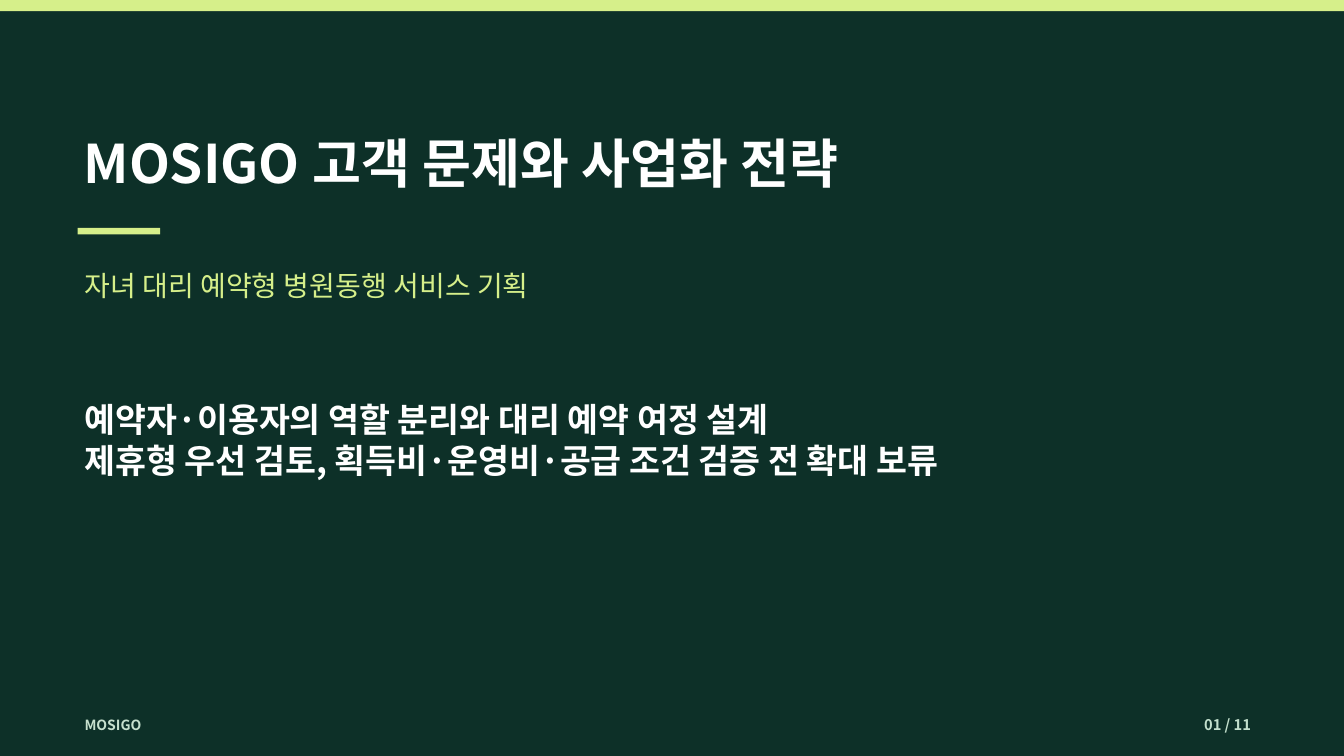
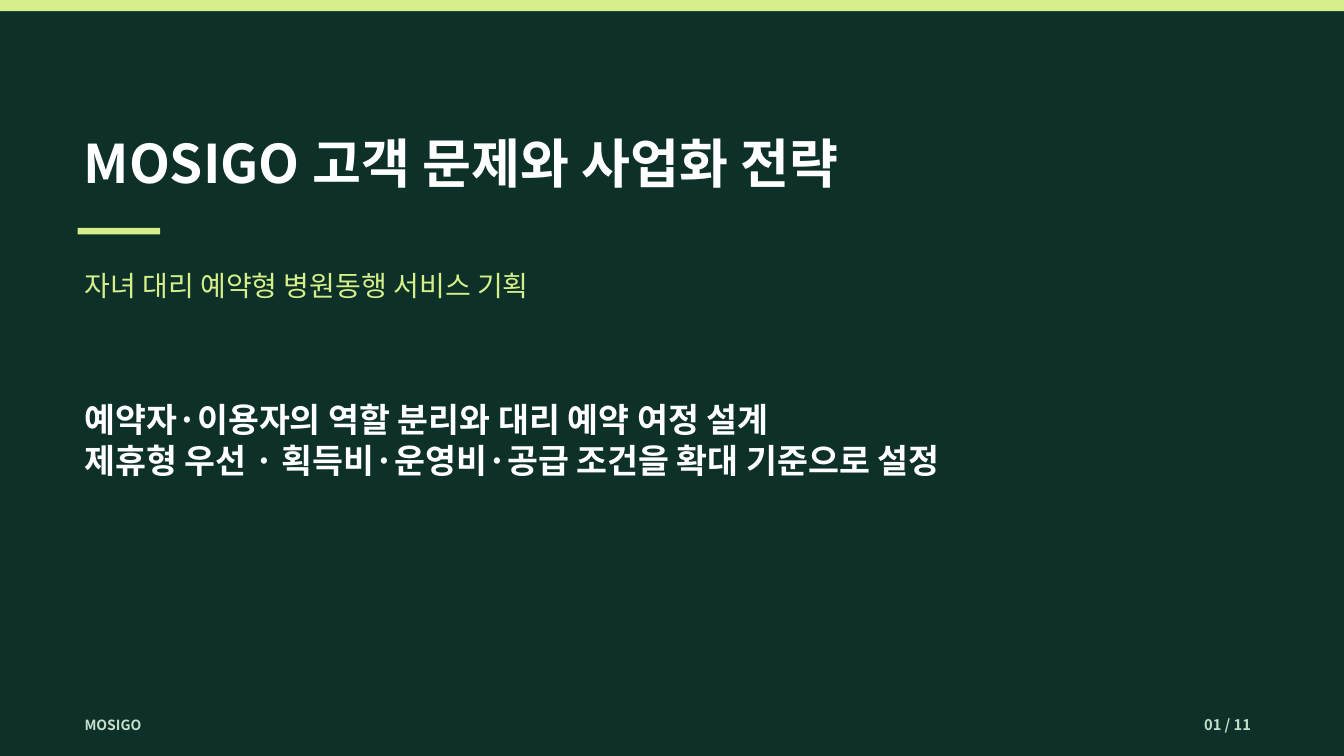
Before and after one commit to dohyunkimmm/mosigo-case-study, a slide deck: slide 1 of downloads/mosigo_report.pptx. Drawn at 1344x756 pixels with LibreOffice and Linux fonts; fonts in the diff are those of the drawing. Boxes give left, top, right and bottom in pixels: in the first picture for what was removed or moved away, otherwise in the second. Text is boxed around its words. In the diff, an @@ line names an element or a change of style, - is before the commit and + after.

```diff
--- a/downloads/mosigo_report.pptx
+++ b/downloads/mosigo_report.pptx
@@ text at (85, 444, 940, 476): text changed @@
-제휴형 우선 검토, 획득비·운영비·공급 조건 검증 전 확대 보류
+제휴형 우선 · 획득비·운영비·공급 조건을 확대 기준으로 설정
```
Also in this commit, not shown: 4 other slides changed, 11 other files.
